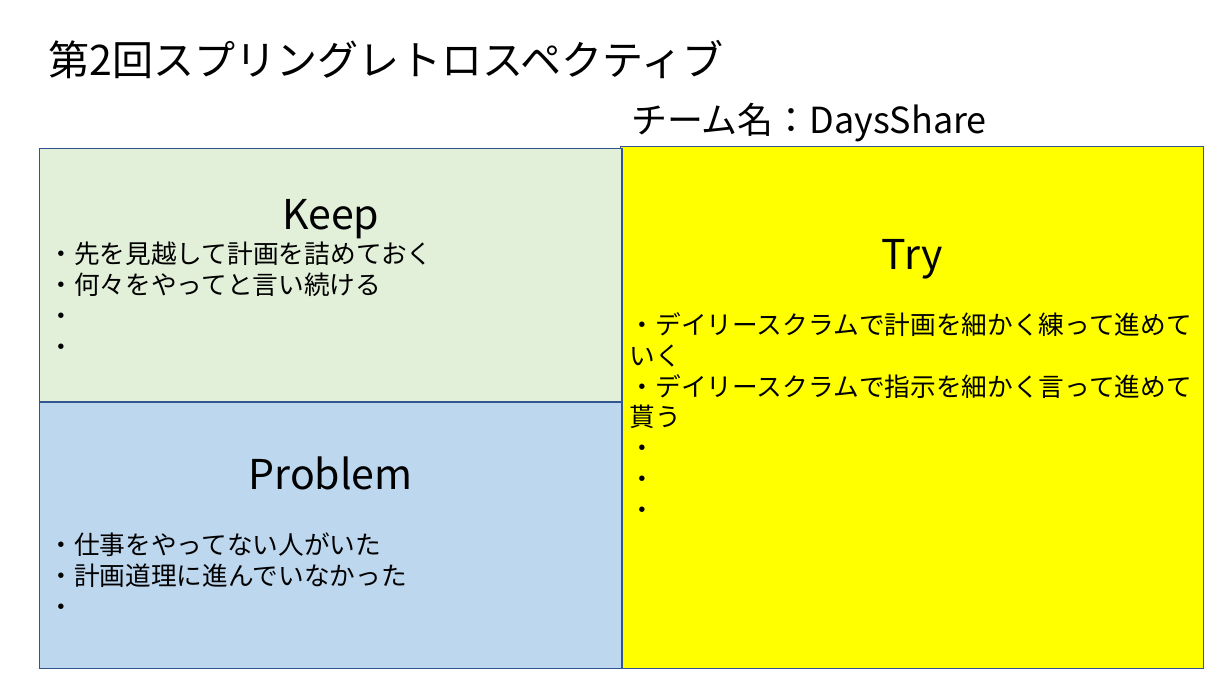
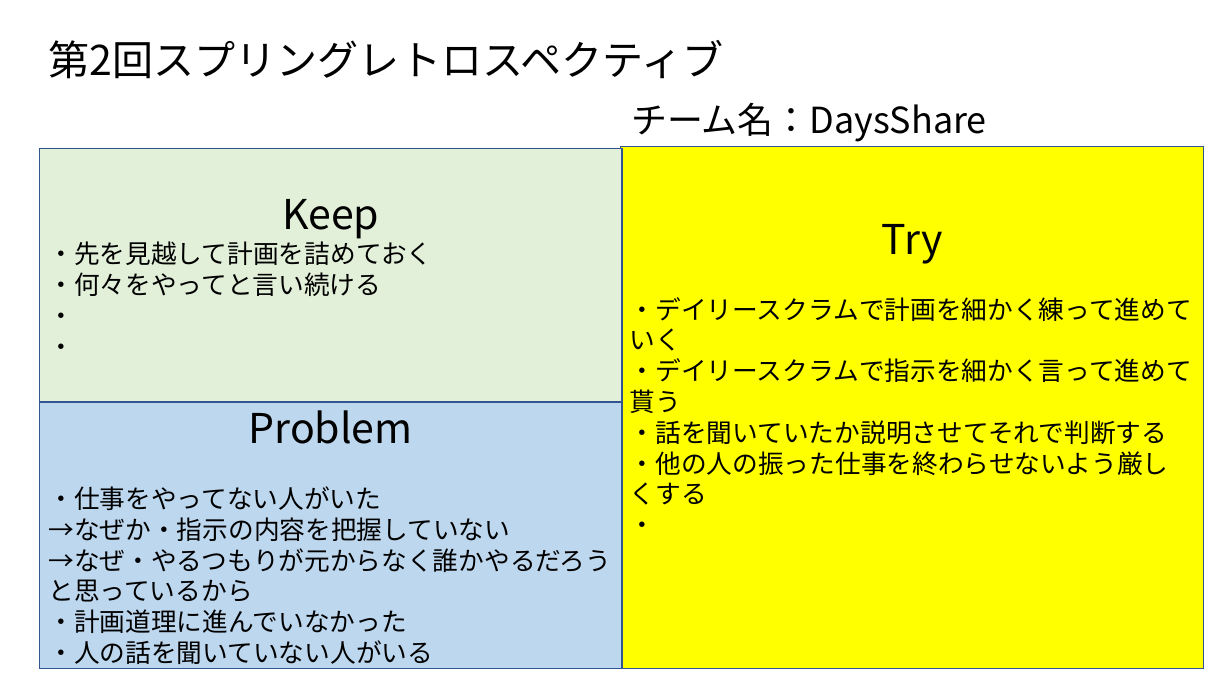
Before and after one commit to fu-syoji-t/SD3D_2023_Scrum2, a slide deck: slide 1 of 06レビュー記録/第2回スプリングレトロスペクティブ.pptx. Drawn at 1232x693 pixels with LibreOffice and Linux fonts; fonts in the diff are those of the drawing. Boxes give left, top, right and bottom in pixels: in the first picture for what was removed or moved away, otherwise in the second. Text is boxed around its words. In the diff, an @@ line names an element or a change of style, - is before the commit and + after.

```diff
--- a/06レビュー記録/第2回スプリングレトロスペクティブ.pptx
+++ b/06レビュー記録/第2回スプリングレトロスペクティブ.pptx
@@ text in rectangle at <box>630,420,1169,505</box>: paragraphs added @@
+・話を聞いていたか説明させてそれで判断する
+・他の人の振った仕事を終わらせないよう厳しくする
@@ text in rectangle at <box>630,475,656,512</box>: paragraphs removed @@
-・
-・
@@ text in rectangle at <box>48,517,611,602</box>: paragraphs added @@
+→なぜか・指示の内容を把握していない
+→なぜ・やるつもりが元からなく誰かやるだろうと思っているから
@@ text in rectangle at <box>48,640,433,669</box>: text changed @@
-・
+・人の話を聞いていない人がいる
```
